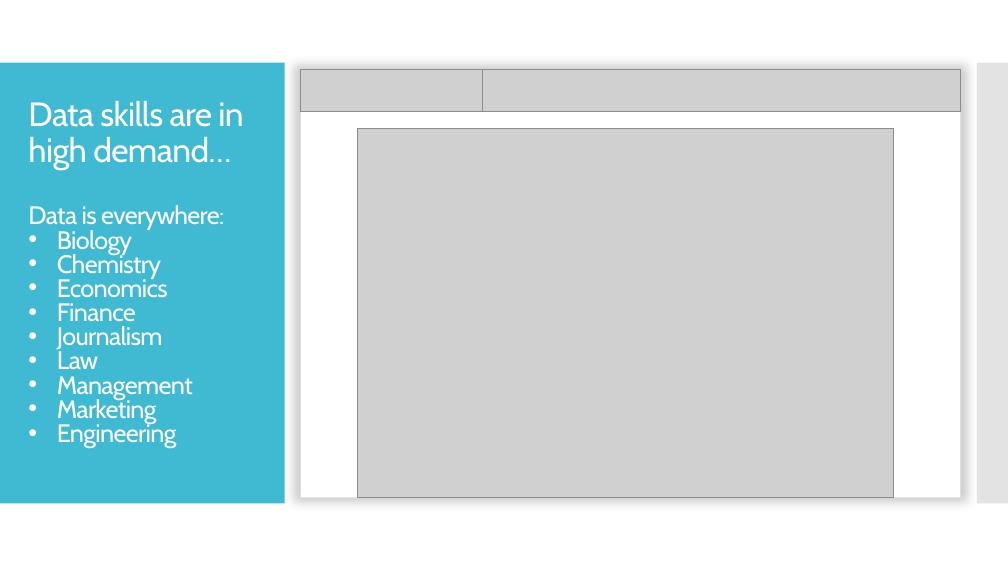
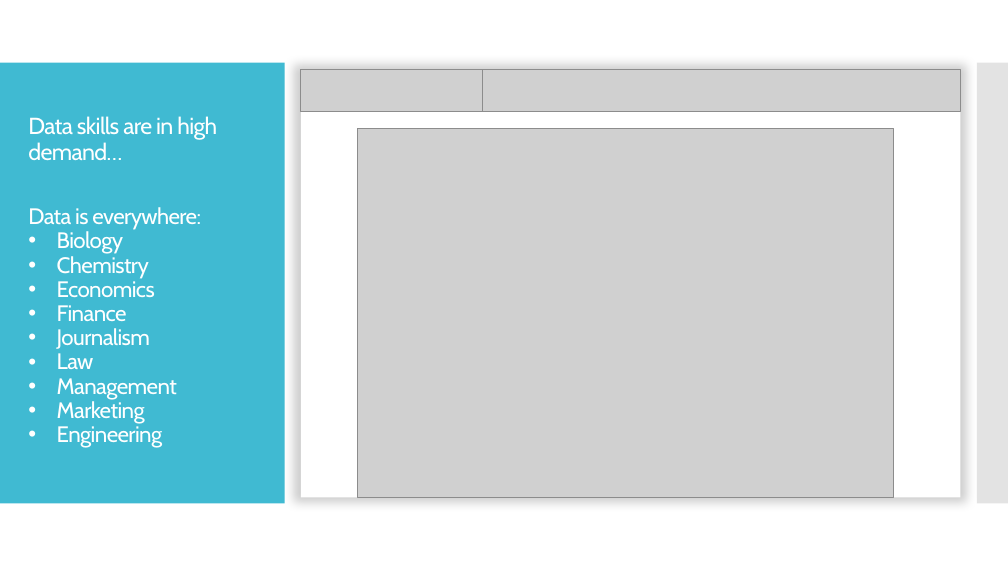
Before and after one commit to THargreaves/into-the-tidyverse, a slide deck: slide 2 of Course Summary.pptx. Drawn at 1008x567 pixels with LibreOffice and Linux fonts; fonts in the diff are those of the drawing; grey boxes stand for pictures. Boxes give left, top, right and bottom in pixels: in the first picture for what was removed or moved away, otherwise in the second. Text is boxed around its words. In the diff, an @@ line names an element or a change of style, - is before the commit and + after.

```diff
--- a/Course Summary.pptx
+++ b/Course Summary.pptx
@@ text "Data skills are in high ..." at [28, 116, 217, 160]: size 32 to 22.1 pt @@
@@ text "Data is everywhere:" at [28, 207, 201, 448]: size 24 to 21.4 pt; line spacing 0.8 to 0.9; indent changed @@
```
Also in this commit, not shown: 5 other slides changed.
